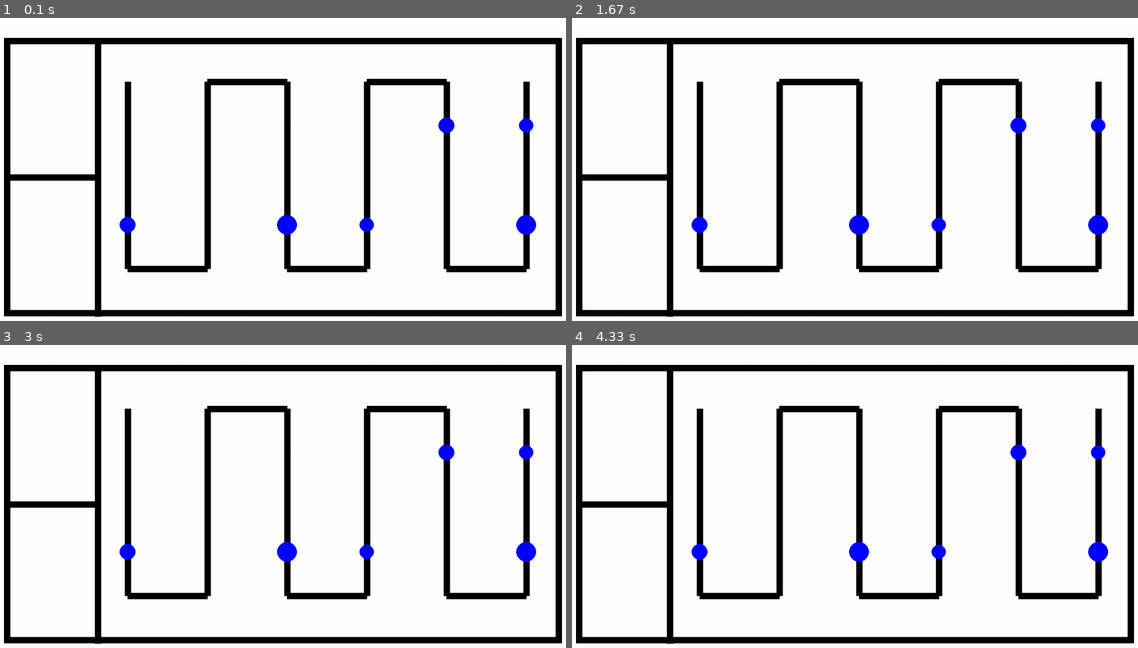
Above: before the commit, frames 1-4 (two rows, left to right).
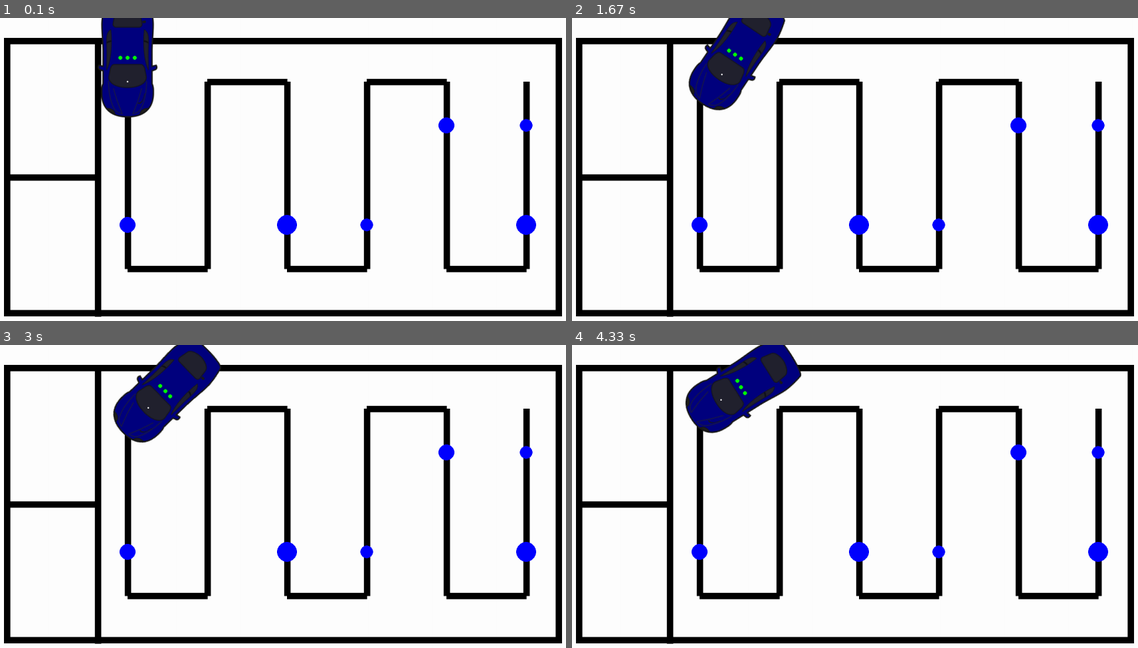
Above: after the commit, the same moments.

Repository: antoinebertoux/projet-BA2-lectrom-c
Game: pygame game, started from simulation_pygame.py
Two runs of this game, one before a commit and one after it. Both use one fixed random seed, a clock stepped at 60 frames per second and the inputs below.
Inputs:
- Up to frame 1 (0.1 s): no input
- Up to frame 2 (1.67 s): hold Z 0.33-0.8 s; hold Right 0.33-0.8 s; hold Right 0.83-1.3 s; tap Z at 0.9, 1.2, 1.4 s; tap A at 0.98 s; hold Up 1.33-1.63 s
- Up to frame 3 (3 s): hold Right 1.67-2.13 s; tap Z at 1.73, 2.03, 2.23, 2.53, 2.8 s; hold Left 2.17-2.7 s; tap A at 2.32 s; hold Down from 2.73 s (still down)
- Up to frame 4 (4.33 s): release Down at 3.03 s; hold Left 3.07-3.47 s; tap Z at 3.13, 3.43, 3.57, 3.97, 4.27 s; hold Up 3.5-3.87 s; tap A at 3.65 s; hold Right from 3.9 s (still down)

The runs differ from the first frame. In frame 1, 3.0% of the frame differs, in the area x 17-95%, y 0-71%; in frame 2, 3.1%; in frame 3, 3.5%; in frame 4, 3.5%, in the area x 19-95%, y 0-71%.

Commit message:
added car control and sensors

Diff:
--- /dev/null
+++ b/pygame_test.py
@@ -0,0 +1,100 @@
+import pygame
+
+
+class Background(pygame.sprite.Sprite):
+    def __init__(self, image_file, location):
+        pygame.sprite.Sprite.__init__(self)  #call Sprite initializer
+        self.image = pygame.image.load(image_file)
+        self.rect = self.image.get_rect()
+        self.rect.left, self.rect.top = location
+
+
+
+
+pygame.init()
+
+BackGround = Background('background.png', [0,0])
+
+display_width = 1439
+display_height = 733
+
+gameDisplay = pygame.display.set_mode((display_width,display_height))
+pygame.display.set_caption('A bit Racey')
+
+black = (0,0,0)
+white = (255,255,255)
+
+clock = pygame.time.Clock()
+crashed = False
+carImg = pygame.image.load('car.png').convert()
+
+
+x =  (display_width * 0.5)
+y = (display_height * 0.5)
+x_change = 0
+y_change = 0
+car_speed = 0
+angle_change = 0
+angle = 0
+
+while not crashed:
+    for event in pygame.event.get():
+        if event.type == pygame.QUIT:
+            crashed = True
+
+        if event.type == pygame.KEYDOWN:
+            if event.key == pygame.K_LEFT:
+                x_change = -5
+            elif event.key == pygame.K_RIGHT:
+                x_change = 5
+            elif event.key == pygame.K_UP:
+                y_change = -5
+            elif event.key == pygame.K_DOWN:
+                y_change = 5
+            elif event.key == pygame.K_a:
+                angle_change = 1
+            elif event.key == pygame.K_z:
+                angle_change = -1
+        if event.type == pygame.KEYUP:
+            if event.key == pygame.K_LEFT or event.key == pygame.K_RIGHT :
+                x_change = 0
+            elif event.key == pygame.K_UP or event.key == pygame.K_DOWN:
+                y_change = 0
+            elif event.key == pygame.K_a or event.key == pygame.K_z:
+                angle_change = 0
+
+    x += x_change
+    y += y_change
+
+    angle += angle_change
+    angle = angle%360
+
+    # gameDisplay.fill(white)
+    # gameDisplay.fill(black)
+    gameDisplay.blit(BackGround.image, BackGround.rect)
+    #car(x,y)
+
+
+    rotCarImg = pygame.transform.rotate(carImg, angle)
+    # screen.fill([255, 255, 255])
+
+    corrected_x = x + carImg.get_rect()[2] - rotCarImg.get_rect()[2]/2
+    corrected_y = y + carImg.get_rect()[3] - rotCarImg.get_rect()[3]/2
+
+    # gameDisplay.blit(rotCarImg, (x,y))
+
+
+
+
+    gameDisplay.blit(rotCarImg, (corrected_x,corrected_y))
+
+
+
+    # print(rotCarImg.get_rect())
+    # print(carImg.get_rect())
+
+    pygame.display.update()
+    clock.tick(600)
+
+pygame.quit()
+quit()
--- a/simulation_pygame.py
+++ b/simulation_pygame.py
@@ -1,23 +1,66 @@
 import pygame
 import sys
 import random
+import math
 
 white = (255,255,255)
 black = (0,0,0)
 blue = (0,0,255)
+green = (0, 255, 0)
+red = (255, 0, 0)
 
 class Tube:
-    def __init__(self, position, radius, scr):
+    def __init__(self, position, radius):
         self.position = position
         self.radius = radius
-        self.screen = scr
-        self.draw()
-    def draw(self):
-        pygame.draw.circle(self.screen, blue, self.position, self.radius, 0)
+    def draw(self, scr):
+        pygame.draw.circle(scr, blue, self.position, self.radius, 0)
+    def set_pos(self, pos):
+        self.position = pos
 
-    def setPosition(self, pos):
+class Car:
+    def __init__(self, background):
+        self.position = pygame.math.Vector2(0,0)
+        self.angle = 0
+        self.car_img = pygame.image.load('car.png').convert_alpha()
+        #vector from center of image to center of rotation
+        self.offset = pygame.math.Vector2(-60, 0)
+        #vector from center of rotation to sensor
+        self.sensor_offset = pygame.math.Vector2(-30, 0)
+        self.background = background
+        self.sensors_values = [False, False, False]
+    def draw(self, scr):
+        ###draw image
+        offset_rotated = self.offset.rotate(-self.angle)
+        rotated_image = pygame.transform.rotate(self.car_img, self.angle)
+        rect = rotated_image.get_rect()
+        rect.center = self.position + offset_rotated
+        scr.blit(rotated_image, rect)
+
+        ###draw center of rotation
+        pygame.draw.circle(scr, white, self.position, 2, 0)
+
+        ###draw sensors
+        sensor_offset_rotated = self.offset.rotate(-self.angle)
+        sensor_offset_rotated_perpendicular = sensor_offset_rotated.rotate(90)
+        sensors_center = self.position + sensor_offset_rotated
+        n = len(self.sensors_values)
+        for i in range(n):
+            sensor_pos = sensors_center + (i-n//2)*sensor_offset_rotated_perpendicular*0.3
+            sensor_pos = (int(sensor_pos[0]), int(sensor_pos[1]))
+            sensor_value = (background.get_at(sensor_pos) == black)
+            self.sensors_values[i] = sensor_value
+            if sensor_value:
+                color = red
+            else:
+                color = green
+            pygame.draw.circle(scr, color, sensor_pos, 5, 0)
+    def set_pos(self, pos):
         self.position = pos
-        self.draw()
+    def set_angle(self, ang):
+        self.angle = angle
+    def get_sensors_values(self):
+        return self.sensors_values
 
 def get_background():
     background = pygame.Surface((1500,800))
@@ -41,17 +84,61 @@
 
 screen = pygame.display.set_mode((1500,800))
 pygame.init()
+pygame.display.set_caption('Simulation groupe 10')
+clock = pygame.time.Clock()
+
 background, tube_point_list = get_background()
 tube_point_list = random.sample(tube_point_list, 6)
-tube_radius_list = [18,18,20,20,25,25]
+tube_radius_list = [16,16,20,20,25,25]
 tube_list = []
 for i in range(6):
-    tube_list.append(Tube(tube_point_list[i], tube_radius_list[i], background))
+    tube_list.append(Tube(tube_point_list[i], tube_radius_list[i]))
 
+x =  (360)
+y = (160)
+x_change = 0
+y_change = 0
+car_speed = 0
+angle_change = 0
+angle = 270
+car = Car(background)
 while True:
+    ###update position
     for event in pygame.event.get():
             if event.type == pygame.QUIT:
                  pygame.quit();
                  sys.exit()
+            if event.type == pygame.KEYDOWN:
+                if event.key == pygame.K_LEFT:
+                    x_change = -1
+                elif event.key == pygame.K_RIGHT:
+                    x_change = 1
+                elif event.key == pygame.K_UP:
+                    y_change = -1
+                elif event.key == pygame.K_DOWN:
+                    y_change = 1
+                elif event.key == pygame.K_a:
+                    angle_change = 1
+                elif event.key == pygame.K_z:
+                    angle_change = -1
+            if event.type == pygame.KEYUP:
+                if event.key == pygame.K_LEFT or event.key == pygame.K_RIGHT :
+                    x_change = 0
+                elif event.key == pygame.K_UP or event.key == pygame.K_DOWN:
+                    y_change = 0
+                elif event.key == pygame.K_a or event.key == pygame.K_z:
+                    angle_change = 0
+    x += x_change
+    y += y_change
+    angle += angle_change
+    angle = angle%360
+
+    car.set_pos((x,y))
+    car.set_angle(angle)
+
+    ###draw everything
     screen.blit(background, (0,0))
+    for tube in tube_list:
+        tube.draw(screen)
+    car.draw(screen)
     pygame.display.update()
Binary file added: background.png
Binary file added: car.png
Not shown, removed: simulation_nathan.zip
